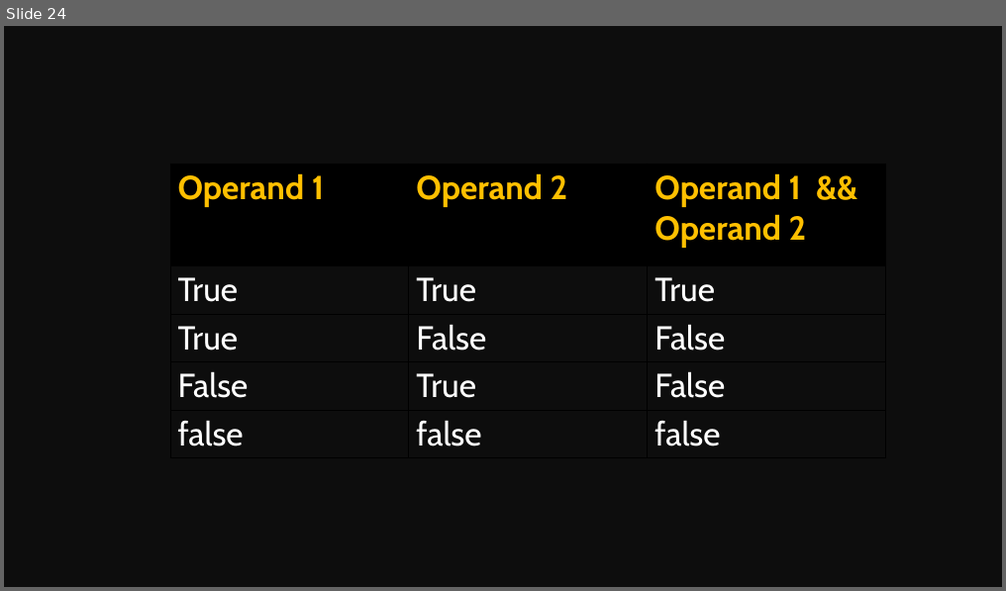
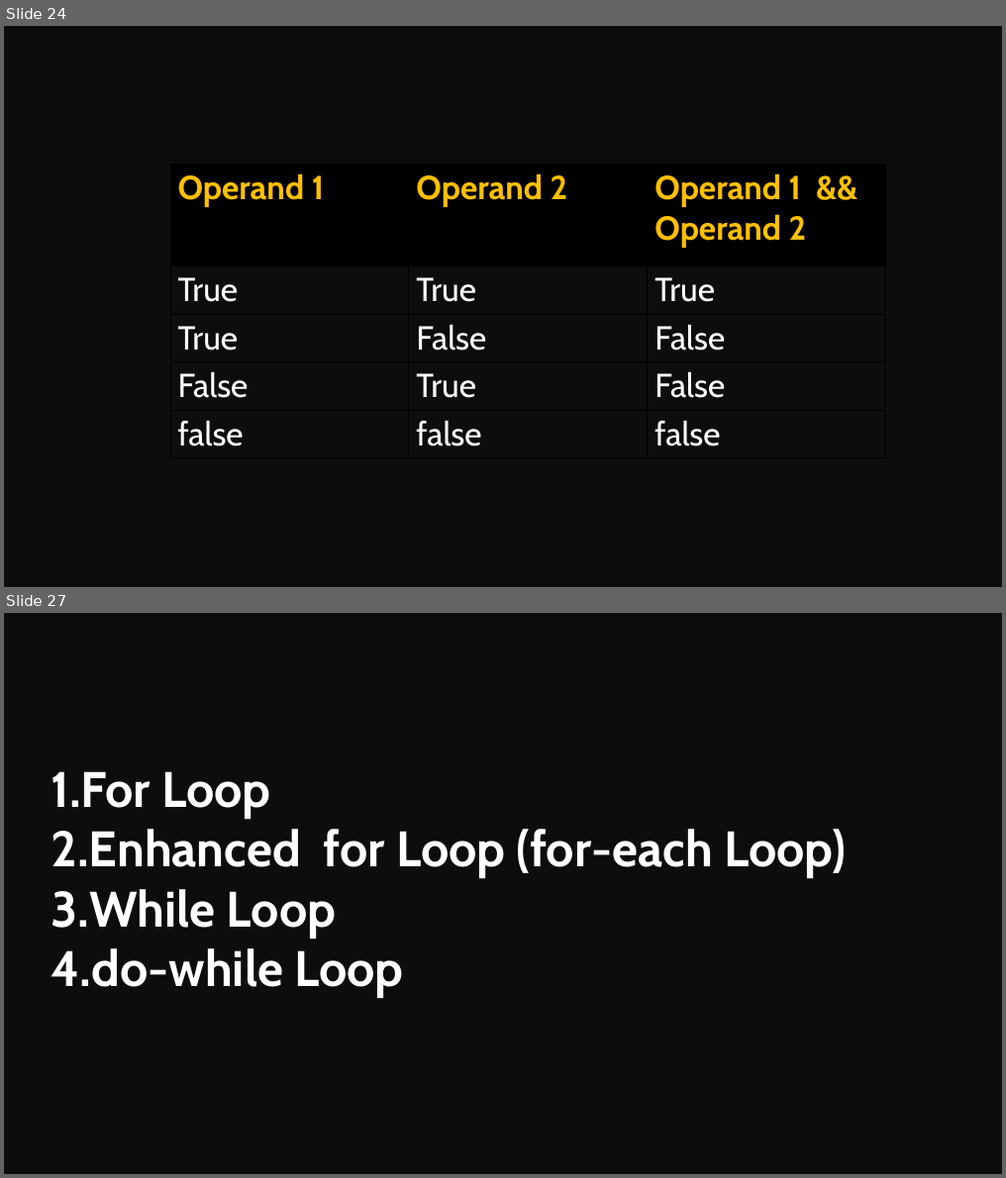
Before and after one commit to Mohitscodiclab/Java_Full_Course, a slide deck: JAVA.pptx. Shown one above the other, each under a label of ours: slide 24 before the commit, slides 24 and 27 after it; the slides between them are not shown. The pictures are 1006x591 and 1006x1178 pixels, drawn with LibreOffice and Linux fonts; fonts in the diff are those of the drawing. Boxes give left, top, right and bottom in pixels: in the first picture for what was removed or moved away, otherwise in the second. Text is boxed around its words. In the diff, an @@ line names an element or a change of style, - is before the commit and + after.

```diff
--- a/JAVA.pptx
+++ b/JAVA.pptx
@@ slide 27 added at bbox=[4, 613, 1002, 1174], background #0D0D0D @@
@@ text added at bbox=[52, 771, 846, 997], 48 pt, text #FFFFFF, bold @@
+1. For Loop
+2. Enhanced for Loop (for-each Loop)
+3. While Loop
+4. do-while Loop
```
Also in this commit, not shown: 6 other slides added, 13 other files.
